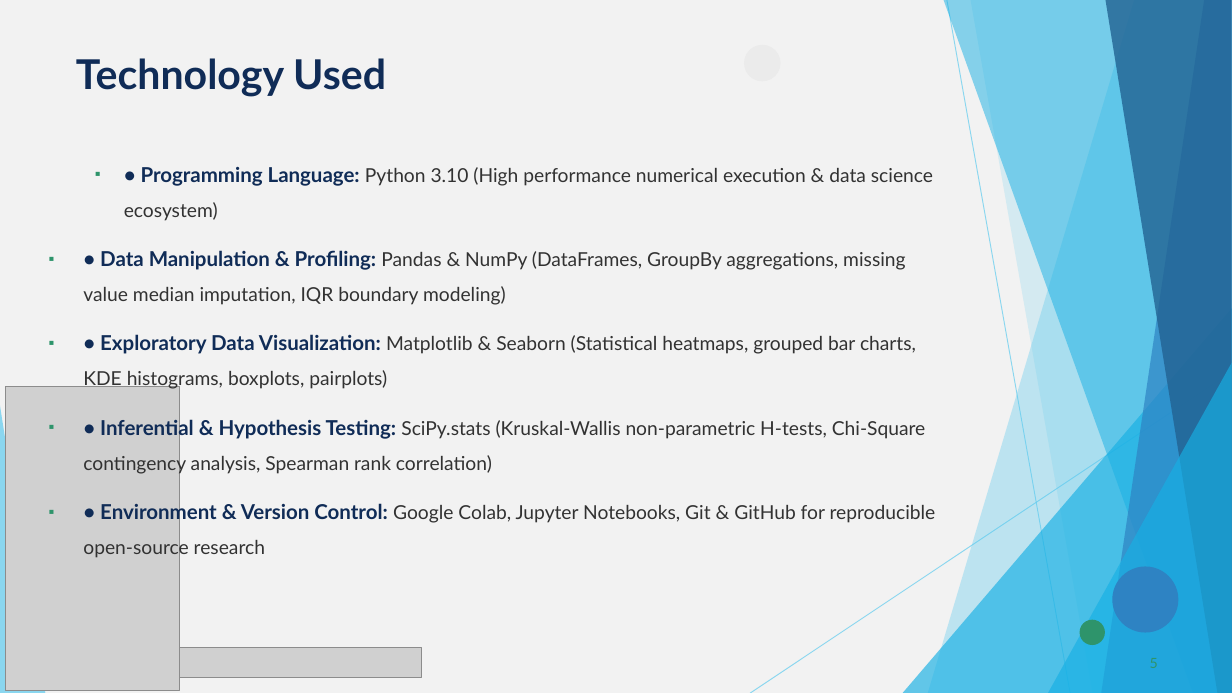
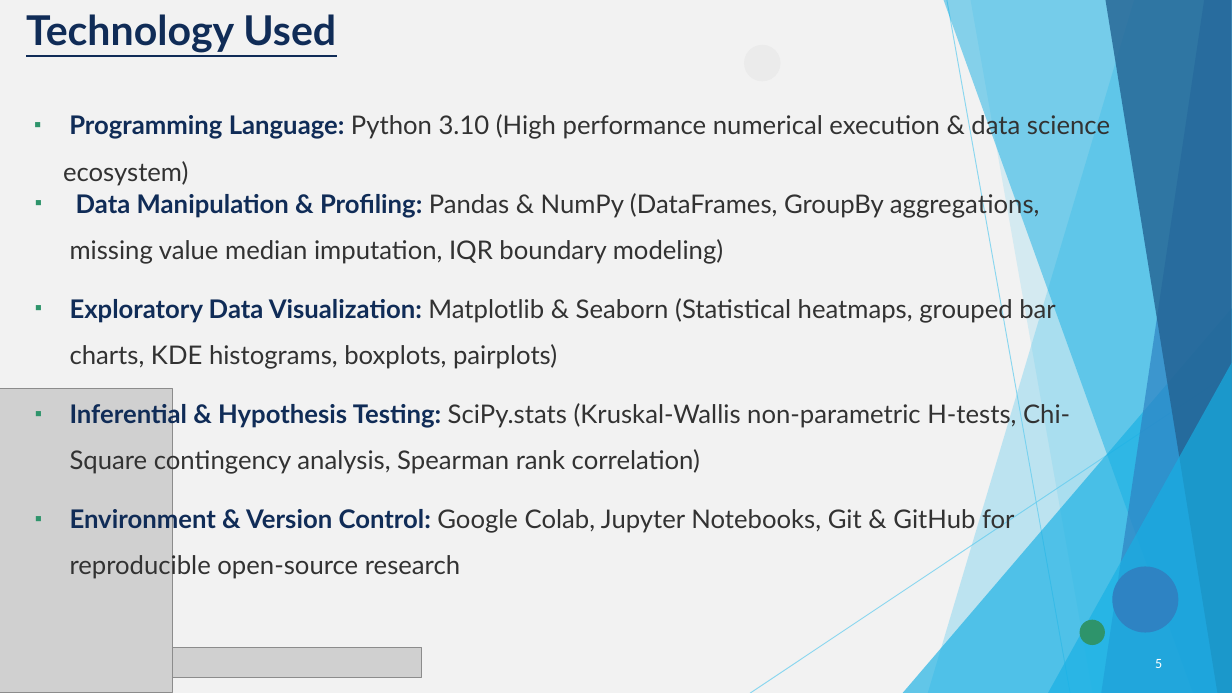
Before and after one commit to chourasiavinit9-dev/Seasonal_Major_project, a slide deck: slide 5 of VOIS_Major_Project_PPT_Submission_Template.pptx. Drawn at 1232x693 pixels with LibreOffice and Linux fonts; fonts in the diff are those of the drawing; grey boxes stand for pictures. Boxes give left, top, right and bottom in pixels: in the first picture for what was removed or moved away, otherwise in the second. Text is boxed around its words. In the diff, an @@ line names an element or a change of style, - is before the commit and + after.

```diff
--- a/VOIS_Major_Project_PPT_Submission_Template.pptx
+++ b/VOIS_Major_Project_PPT_Submission_Template.pptx
@@ title "Technology Used": place and size @@
-title "Technology Used" at box(76, 58, 386, 97)
+title "Technology Used" at box(26, 14, 336, 53)
@@ title "Technology Used" at box(26, 14, 336, 53): underline on @@
@@ freeform shape at box(1105, 0, 1232, 693): fill #226292 at 80% opacity to #236292 at 80% opacity @@
@@ text "Data Manipulation & Profiling: Pandas ..." at box(70, 191, 1070, 580): vertical alignment top to middle @@
@@ text added at box(63, 112, 1110, 186), 20 pt, text #323232 @@
+  ▪ Programming Language: Python 3.10 (High performance numerical execution & data science ecosystem)
@@ text at box(70, 191, 1070, 580): text changed; size 15 to 20 pt @@
-  ▪ • Programming Language: Python 3.10 (High performance numerical execution & data science ecosystem)
-▪ • Data Manipulation & Profiling: Pandas & NumPy (DataFrames, GroupBy aggregations, missing value median imputation, IQR boundary modeling)
-▪ • Exploratory Data Visualization: Matplotlib & Seaborn (Statistical heatmaps, grouped bar charts, KDE histograms, boxplots, pairplots)
-▪ • Inferential & Hypothesis Testing: SciPy.stats (Kruskal-Wallis non-parametric H-tests, Chi-Square contingency analysis, Spearman rank correlation)
-▪ • Environment & Version Control: Google Colab, Jupyter Notebooks, Git & GitHub for reproducible open-source research
+▪ Data Manipulation & Profiling: Pandas & NumPy (DataFrames, GroupBy aggregations, missing value median imputation, IQR boundary modeling)
+▪ Exploratory Data Visualization: Matplotlib & Seaborn (Statistical heatmaps, grouped bar charts, KDE histograms, boxplots, pairplots)
+▪ Inferential & Hypothesis Testing: SciPy.stats (Kruskal-Wallis non-parametric H-tests, Chi-Square contingency analysis, Spearman rank correlation)
+▪ Environment & Version Control: Google Colab, Jupyter Notebooks, Git & GitHub for reproducible open-source research
@@ triangle removed at box(903, 308, 1232, 693) @@
@@ freeform shape added at box(903, 308, 1232, 693), fill #17B0E4 at 66% opacity @@
@@ picture: place and size @@
-picture at box(6, 386, 180, 690)
+picture at box(0, 388, 172, 692)
@@ triangle removed at box(1048, 363, 1232, 693) @@
@@ freeform shape added at box(1048, 363, 1232, 693), fill #17B0E4 at 66% opacity @@
@@ triangle removed at box(0, 406, 45, 693) @@
@@ freeform shape added at box(0, 406, 45, 693), fill #5FCBEF at 70% opacity @@
@@ page number removed at box(1150, 658, 1158, 668) @@
-5
@@ page number added at box(1155, 659, 1162, 668), 11 pt, text #FFFFFF @@
+5
```
Also in this commit, not shown: 13 other slides changed, 1 other file.
